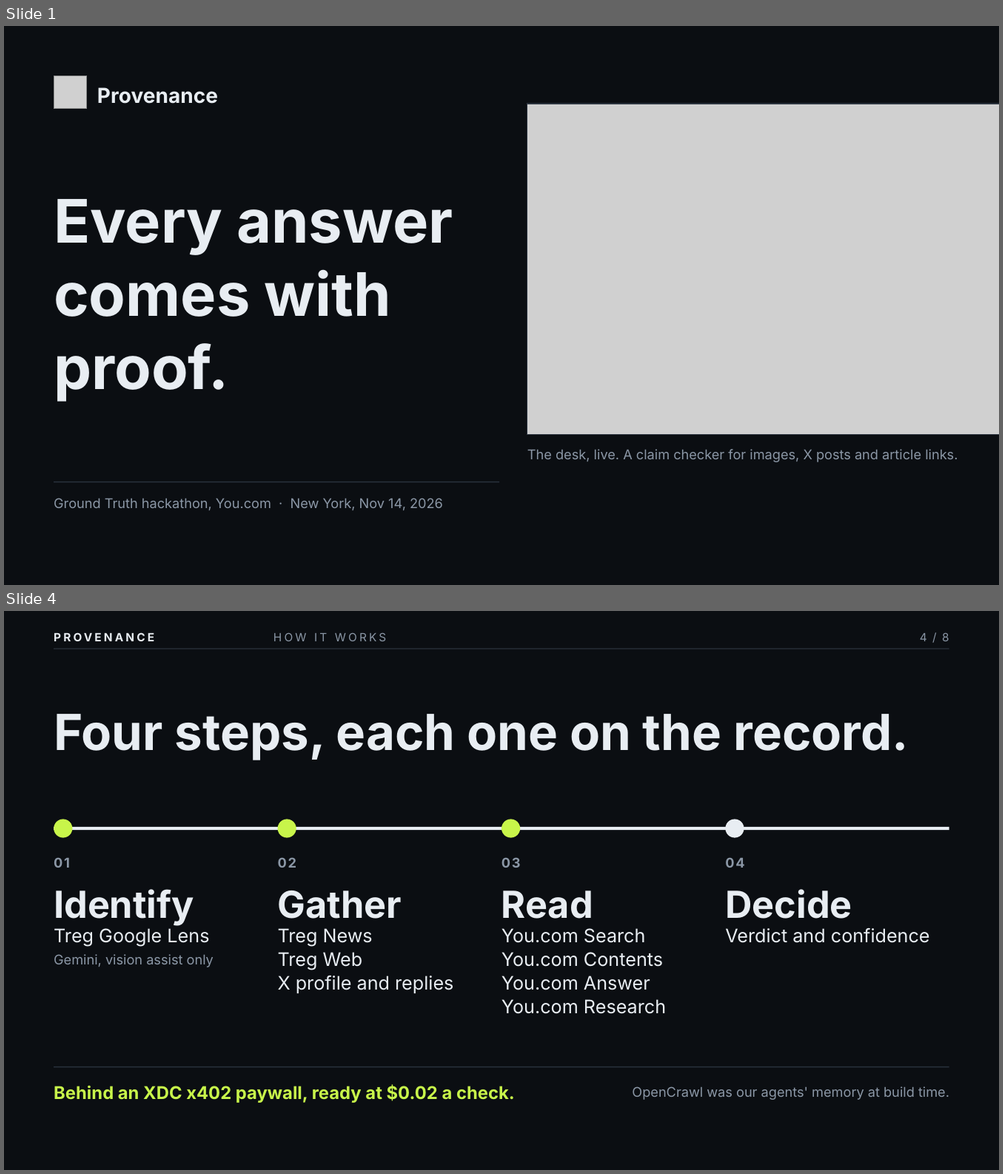
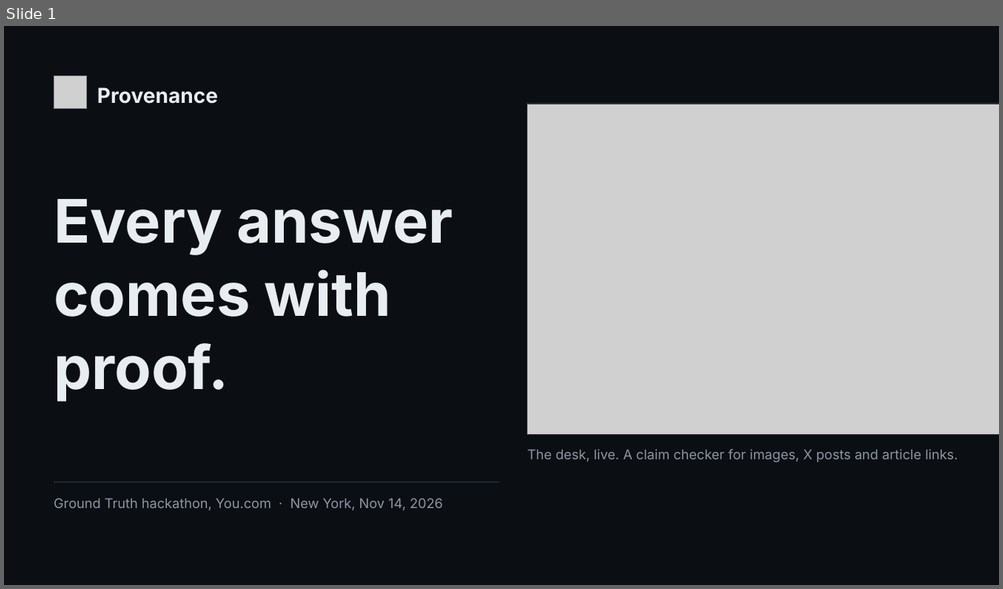
Before and after one commit to michaelnjoku347/Provenance, a slide deck: docs/pitch/Provenance-pitch.pptx. Shown one above the other, each under a label of ours: slides 1 and 4 before the commit, slide 1 after it; the slides between them are not shown. The pictures are 1003x1174 and 1003x589 pixels, drawn with LibreOffice and Linux fonts; fonts in the diff are those of the drawing; grey boxes stand for pictures. Boxes give left, top, right and bottom in pixels: in the first picture for what was removed or moved away, otherwise in the second. Text is boxed around its words. In the diff, an @@ line names an element or a change of style, - is before the commit and + after.

Commit message:
Rework the pitch deck into 11 pitchable slides with sponsor, build and lessons slides.

```diff
--- a/docs/pitch/Provenance-pitch.pptx
+++ b/docs/pitch/Provenance-pitch.pptx
@@ slide 4 removed at <box>4,611,999,1170</box>, background #FFFFFF @@
@@ rectangle removed at <box>4,611,999,1170</box> @@
@@ text removed at <box>54,632,154,641</box> @@
-PROVENANCE
@@ text removed at <box>273,632,386,641</box> @@
-HOW IT WORKS
@@ text removed at <box>919,632,949,641</box> @@
-4 / 8
@@ rectangle removed at <box>54,648,949,649</box> @@
@@ text removed at <box>54,714,908,760</box> @@
-Four steps, each one on the record.
@@ rectangle removed at <box>54,827,949,830</box> @@
@@ rounded rectangle removed at <box>54,819,73,838</box> @@
@@ rounded rectangle removed at <box>278,819,296,838</box> @@
@@ rounded rectangle removed at <box>502,819,521,838</box> @@
@@ rounded rectangle removed at <box>726,819,744,838</box> @@
@@ text removed at <box>54,857,70,868</box> @@
-01
@@ text removed at <box>278,857,297,868</box> @@
-02
@@ text removed at <box>501,857,521,868</box> @@
-03
@@ text removed at <box>725,857,744,868</box> @@
-04
@@ text removed at <box>54,889,194,925</box> @@
-Identify
@@ text removed at <box>278,891,401,919</box> @@
-Gather
@@ text removed at <box>501,891,593,919</box> @@
-Read
@@ text removed at <box>725,889,851,919</box> @@
-Decide
@@ text removed at <box>54,928,209,946</box> @@
-Treg Google Lens
@@ text removed at <box>278,928,373,946</box> @@
-Treg News
@@ text removed at <box>501,928,646,943</box> @@
-You.com Search
@@ text removed at <box>725,928,930,943</box> @@
-Verdict and confidence
@@ text removed at <box>54,954,213,968</box> @@
-Gemini, vision assist only
@@ text removed at <box>278,952,363,970</box> @@
-Treg Web
@@ text removed at <box>501,952,663,967</box> @@
-You.com Contents
@@ text removed at <box>278,976,453,994</box> @@
-X profile and replies
@@ text removed at <box>501,976,650,991</box> @@
-You.com Answer
@@ text removed at <box>501,999,666,1014</box> @@
-You.com Research
@@ rectangle removed at <box>54,1067,949,1068</box> @@
@@ text removed at <box>54,1085,515,1103</box> @@
-Behind an XDC x402 paywall, ready at $0.02 a check.
@@ text removed at <box>632,1087,949,1100</box> @@
-OpenCrawl was our agents' memory at build time.
```
Also in this commit, not shown: 5 slides changed, 5 slides added, 1 other slide removed, 16 other files.
